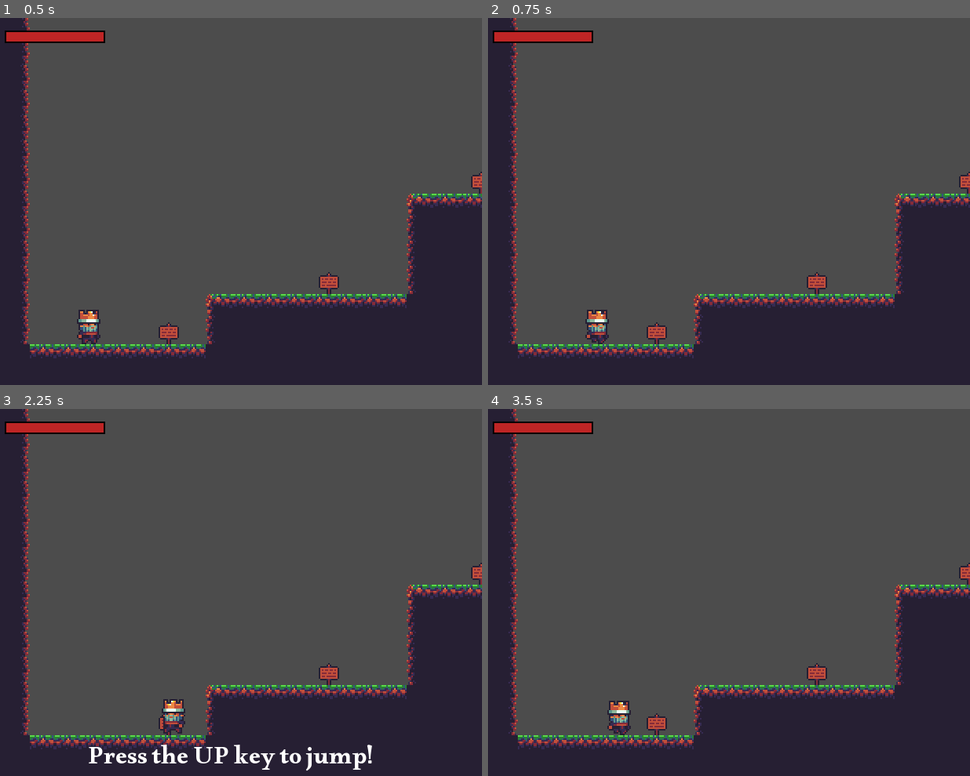
Above: before the commit, frames 1-4 (two rows, left to right).
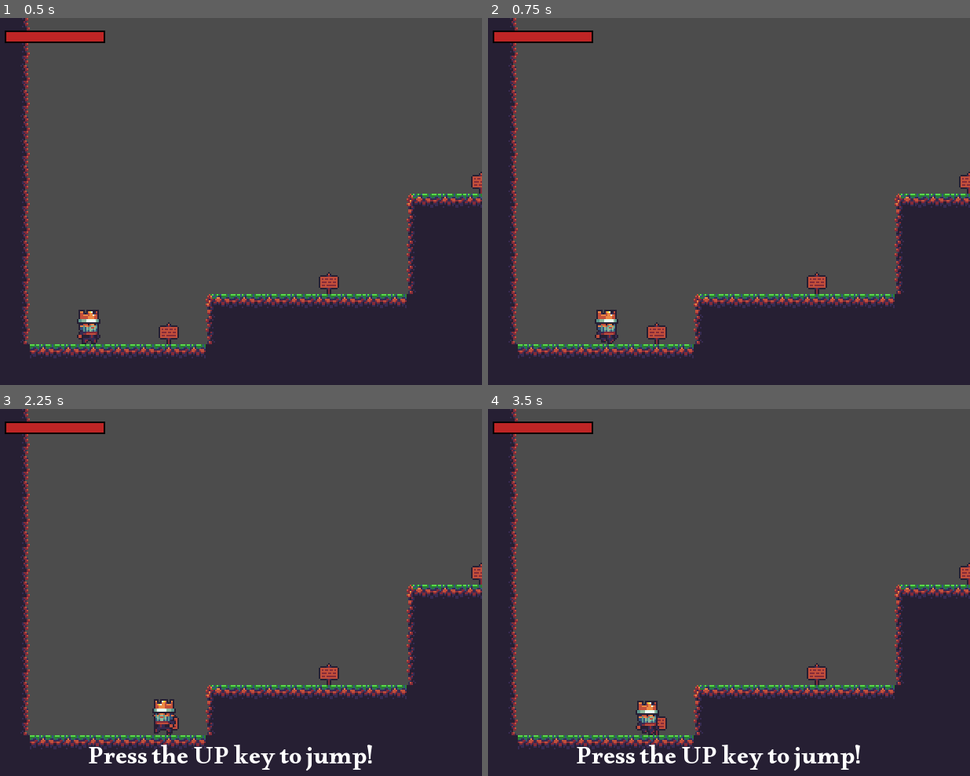
Above: after the commit, the same moments.

Repository: D-Waack/Godot_Sidescroller_Movement
Game: Godot game, scene res://Managing/Game.tscn
Same seed, same stepped clock (60 frames per second), same inputs: the game is played once before the commit and once after it.
Inputs:
- Up to frame 1 (0.5 s): no input
- Up to frame 2 (0.75 s): tap Enter (ui_accept) at 0.5 s; hold Right (ui_right) from 0.53 s (still down)
- Up to frame 3 (2.25 s): tap Enter (ui_accept) at 0.77, 1.52 s; release Right (ui_right) at 2.03 s; hold Left (ui_left) from 2.03 s (still down)
- Up to frame 4 (3.5 s): release Left (ui_left) at 2.78 s; hold Right (ui_right) from 2.78 s (still down); tap Enter (ui_accept) at 3.02 s

Frame 1 is identical in both runs. In frame 2, 0.5% of the frame differs, in the area x 20-28%, y 79-89%; in frame 3, 0.5%; in frame 4, 1.8%, in the area x 18-78%, y 79-99%.

Commit message:
Fix wall jump inconsistency

Diff:
--- a/Player/Player.gd
+++ b/Player/Player.gd
@@ -29,7 +29,7 @@
 # They are exported so you can easily tweak them on the editor
 ## Horizontal speed variables
 export(float) var MAX_SPEED = 120.0 # maximum speed at which the player character can move
-export(float) var ACCELERATION = 600.0 # rate at which player character's speed rises
+export(float) var ACCELERATION = 1200.0 # rate at which player character's speed rises
 export(float) var FRICTION = 1200.0 # rate at which player character's speed lowers
 ## Vertical speed variables
 export(float) var GRAVITY = 240.0 # force that pulls player character down, also known as gravity
--- a/Player/Player.tscn
+++ b/Player/Player.tscn
@@ -278,6 +278,7 @@
 [node name="Player" type="KinematicBody2D"]
 z_index = 10
 script = ExtResource( 2 )
+GRAVITY = 272.0
 
 [node name="Sprite" type="Sprite" parent="."]
 position = Vector2( 0, -16 )
